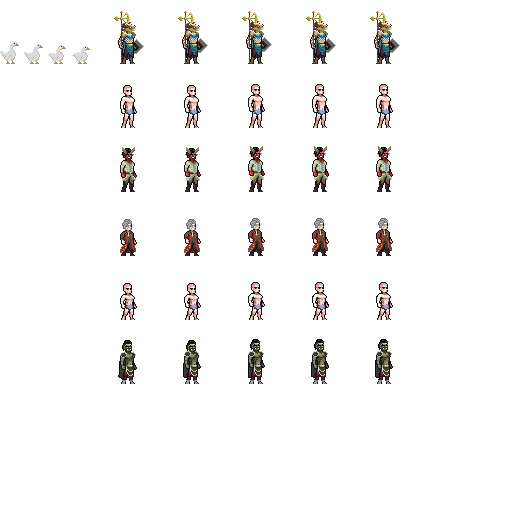
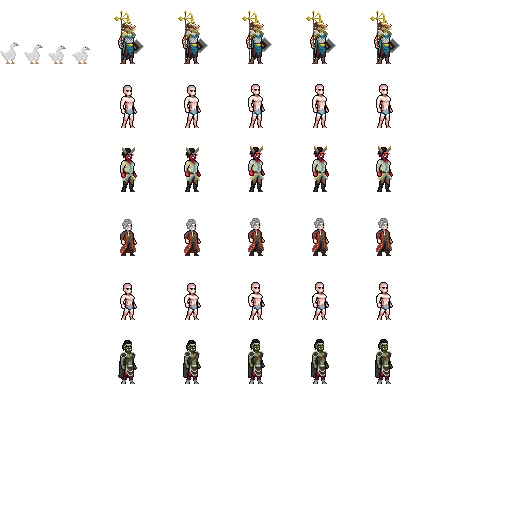
Layered file, before and after one edit (512 x 512). Changes by layer:
added layer "Layer 52" above "Shoulder Pads Carl" over [195, 351, 200, 355]
painted on "Shoulder Pads Carl" over [262, 355, 391, 356]
